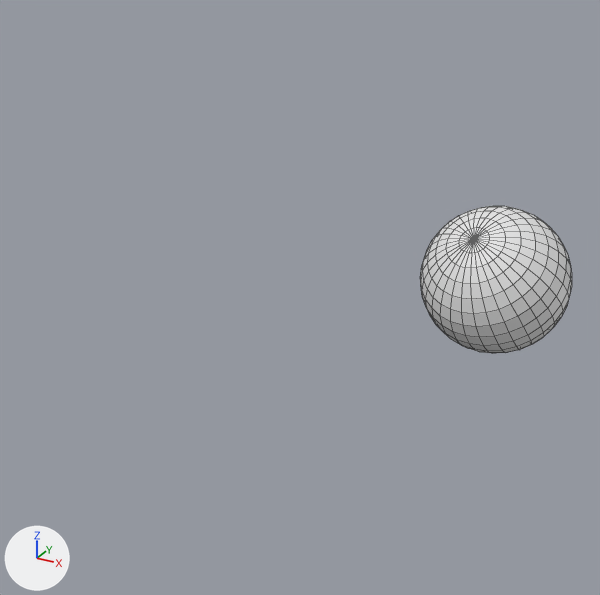
Renders of the FBX model model/ball.fbx from each side of a commit.
One viewpoint serves both versions: a 50 mm lens placed at (4.72, -10.43, 6.31), pointed at (0.38, -2.54, 2.37). Lighting does not change. The marker at lower left points along +X, +Y and +Z. The picture after the commit comes second. Mesh edges are drawn as thin lines. Where no turn or scale is listed for an object, it has been applied to the vertices.

Objects in the first picture: 'ball'.
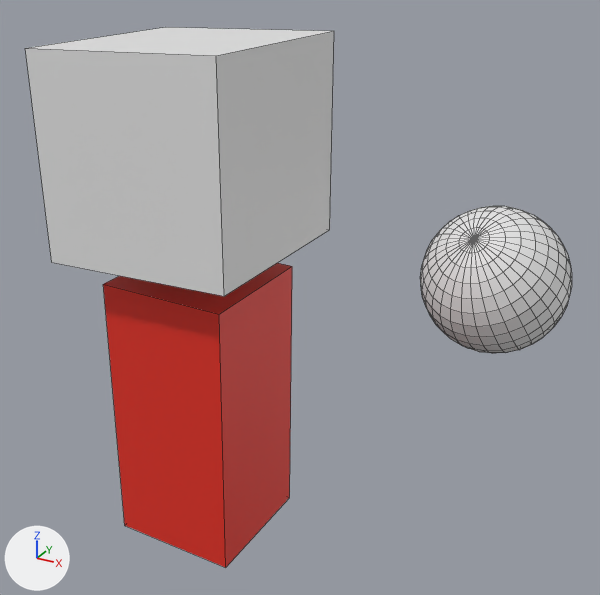
The newer file is also turned or shifted as a whole; pictures and numbers use the older file's frame.

What differs and where, as boxes (x1, y1, x2, y2) in the pictures (600 x 595 px):
'Cube.B', added
    after: (25, 27, 334, 296)
'Cube', added (red)
    after: (103, 263, 292, 568)

What changed in the scene script:
```text
Add mat_materialred:
    mat_materialred = principled_material('MaterialRed')
    mat_materialred.base_color = (0.8, 0.0288, 0.0149)  # red #e72f21
Add me_cube_001:
    me_cube_001.from_pydata([(-1.01, -1.0, -1.03), (-0.99, -1.0, 0.97), (-1.01, 1.0, -1.03), (-0.99, 1.0, 0.97), (0.99, -1.0, -0.97), (1.01, -1.0, 1.03), (0.99, 1.0, -0.97), (1.01, 1.0, 1.03)], [], [(0, 1, 3, 2), (2, 3, 7, 6), (6, 7, 5, 4), (4, 5, 1, 0), (2, 6, 4, 0), (7, 3, 1, 5)])
Add me_cube:
    me_cube.from_pydata([(-0.71, -0.69, -1.48), (-0.66, -0.69, 1.51), (-0.71, 0.69, -1.48), (-0.66, 0.69, 1.51), (0.66, -0.69, -1.51), (0.71, -0.69, 1.48), (0.66, 0.69, -1.51), (0.71, 0.69, 1.48)], [], [(0, 1, 3, 2), (2, 3, 7, 6), (6, 7, 5, 4), (4, 5, 1, 0), (2, 6, 4, 0), (7, 3, 1, 5)])
    me_cube.materials.append(mat_materialred)  # red #e72f21
Add ob_cube_b:
    ob_cube_b = bpy.data.objects.new('Cube.B', me_cube_001)
    ob_cube_b.location = (0.0, -4.0, 4.42)
Add ob_cube:
    ob_cube = bpy.data.objects.new('Cube', me_cube)
    ob_cube.location = (0.0, -4.0, 1.61)
```
